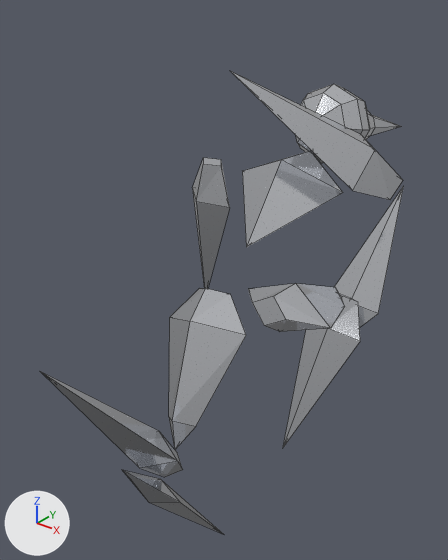
The Blender file art/mercury.blend as it was, and as the next commit left it.
Both versions are drawn from a 50 mm camera at (1.36, -1.82, 1.71) aimed at (-0.23, 0.16, 0.48). Every picture has the same lights, and +X, +Y and +Z are marked at lower left. The older version comes first. Mesh edges are drawn as thin lines.

The first picture shows 'arm_L', 'arm_R', 'chest', 'head', 'shin_L', 'shin_R', 'thigh_L', 'thigh_R'.
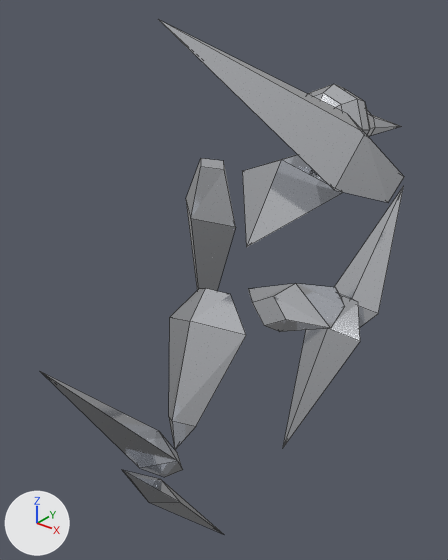
Changed parts and their boxes [x1, y1, x2, y2] in the pictures (448 x 560 px):
'arm_R', reshaped (43% wider, 42% taller): before [231, 71, 403, 200]; after [158, 19, 404, 202]
'arm_L', reshaped: before [192, 158, 230, 289]; after [186, 158, 236, 291]

The edits, one by one:
me_arm_l is used by ob_arm_l; parent ob_chest; location (-0.46, 0.0, 0.42); rotation (1.012, 0.209, 0.0), in degrees (58, 12, 0).
me_arm_l had 9 vertices, 9 faces and spanned x -0.14..0.14, y -0.09..0.09, z -0.8..-0.04.
me_arm_l now has 9 vertices, 9 faces and spans x -0.19..0.19, y -0.12..0.12, z -1.08..-0.05.
Part 1, on me_arm_l:
Vertex 0 of me_arm_l moves from (0.14, 0.0, -0.22) at pixel (229, 207) to (0.19, 0.0, -0.3) at pixel (235, 227).
Vertex 1 of me_arm_l moves from (0.0, 0.09, -0.22) to (0.0, 0.12, -0.3).
Vertex 2 of me_arm_l moves from (-0.14, 0.0, -0.22) at pixel (192, 187) to (-0.19, 0.0, -0.3) at pixel (185, 198).
Vertex 3 of me_arm_l moves from (0.0, -0.09, -0.22) at pixel (196, 201) to (0.0, -0.12, -0.3) at pixel (190, 218).
Vertex 4 of me_arm_l moves from (0.065, 0.0, -0.04) at pixel (221, 166) to (0.085, 0.0, -0.05) at pixel (224, 169).
Vertex 5 of me_arm_l moves from (0.0, 0.055, -0.04) at pixel (221, 159) to (0.0, 0.07, -0.05) at pixel (223, 160).
Vertex 6 of me_arm_l moves from (-0.065, 0.0, -0.04) at pixel (203, 157) to (-0.085, 0.0, -0.05) at pixel (200, 158).
Vertex 7 of me_arm_l moves from (0.0, -0.055, -0.04) at pixel (203, 164) to (0.0, -0.07, -0.05) at pixel (200, 166).
Vertex 8 of me_arm_l moves from (0.0, 0.0, -0.8) to (0.0, 0.0, -1.08).
me_arm_r is used by ob_arm_r; parent ob_chest; location (0.46, 0.0, 0.42); rotation (-0.96, 1.222, 0.0), in degrees (-55, 70, 0).
me_arm_r had 9 vertices, 9 faces and spanned x -0.14..0.14, y -0.09..0.09, z -0.8..-0.04.
me_arm_r now has 9 vertices, 9 faces and spans x -0.19..0.19, y -0.12..0.12, z -1.08..-0.05.
Part 2, on me_arm_r:
Vertex 0 of me_arm_r moves from (0.14, 0.0, -0.22) at pixel (352, 190) to (0.19, 0.0, -0.3) at pixel (334, 190).
Vertex 1 of me_arm_r moves from (0.0, 0.09, -0.22) to (0.0, 0.12, -0.3).
Vertex 2 of me_arm_r moves from (-0.14, 0.0, -0.22) at pixel (361, 134) to (-0.19, 0.0, -0.3) at pixel (347, 113).
Vertex 3 of me_arm_r moves from (0.0, -0.09, -0.22) at pixel (375, 149) to (0.0, -0.12, -0.3) at pixel (365, 133).
Vertex 4 of me_arm_r moves from (0.065, 0.0, -0.04) at pixel (390, 199) to (0.085, 0.0, -0.05) at pixel (388, 202).
Vertex 5 of me_arm_r moves from (0.0, 0.055, -0.04) to (0.0, 0.07, -0.05).
Vertex 6 of me_arm_r moves from (-0.065, 0.0, -0.04) to (-0.085, 0.0, -0.05).
Vertex 7 of me_arm_r moves from (0.0, -0.055, -0.04) at pixel (403, 180) to (0.0, -0.07, -0.05) at pixel (404, 176).
Vertex 8 of me_arm_r moves from (0.0, 0.0, -0.8) at pixel (229, 70) to (0.0, 0.0, -1.08) at pixel (158, 19).
